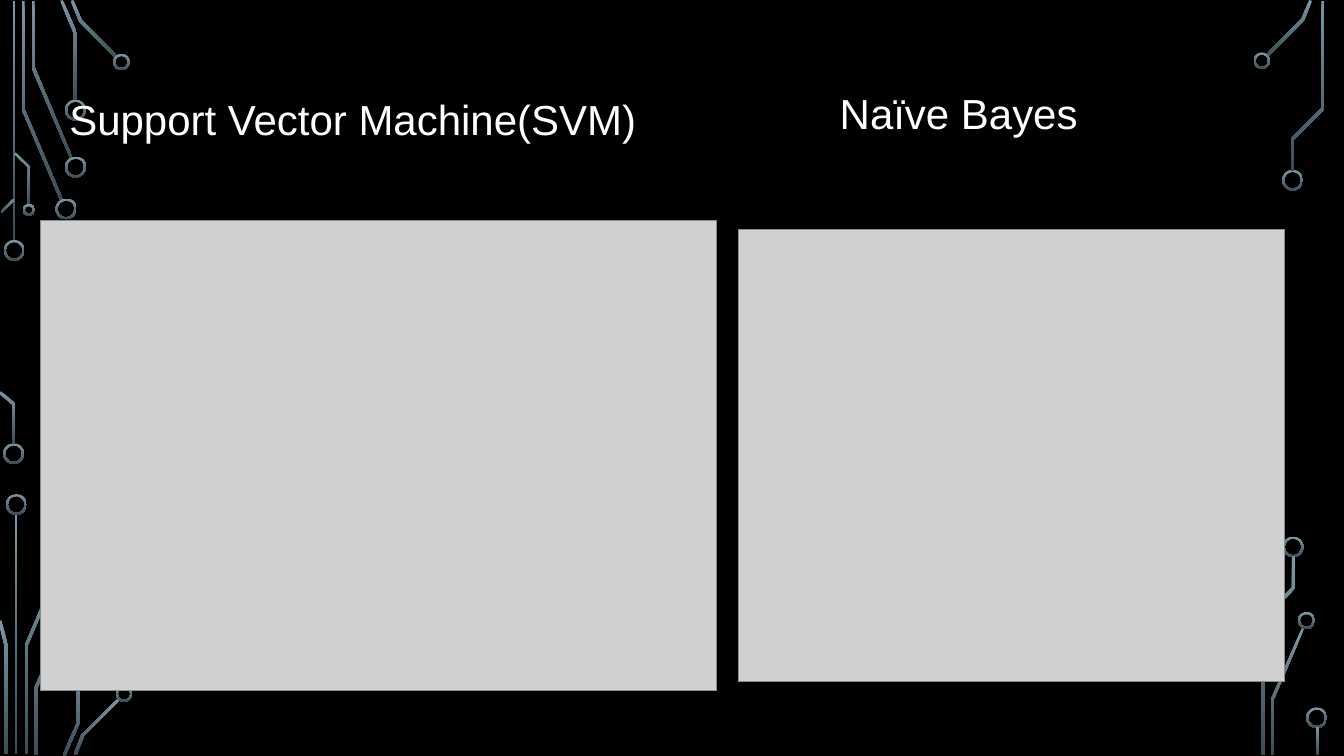
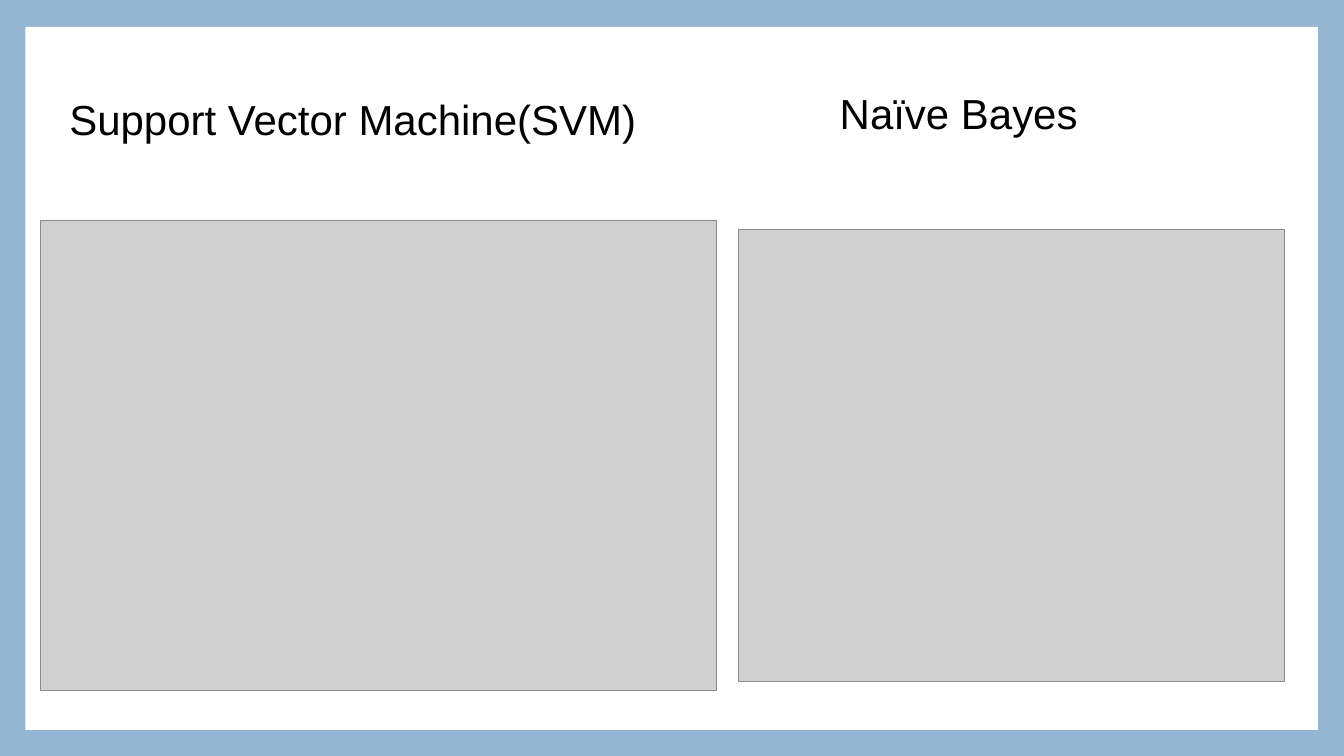
Before and after one commit to Akshaykumar2004/Aigle_Assignment6, a slide deck: slide 16 of AgileProject.pptx. Drawn at 1344x756 pixels with LibreOffice and Linux fonts; fonts in the diff are those of the drawing; grey boxes stand for pictures; background and template pictures are left out. Boxes give left, top, right and bottom in pixels: in the first picture for what was removed or moved away, otherwise in the second. Text is boxed around its words. In the diff, an @@ line names an element or a change of style, - is before the commit and + after.

```diff
--- a/AgileProject.pptx
+++ b/AgileProject.pptx
@@ background picture (left out) to #94B6D2 @@
@@ rectangle added at box(25, 27, 1318, 730), fill #FFFFFF @@
@@ text "Support Vector Machine(SVM)" at box(69, 104, 636, 143): text colour #FFFFFF to #000000 @@
@@ text "Naïve Bayes" at box(840, 100, 1078, 138): text colour #FFFFFF to #000000 @@
@@ group removed at box(0, 0, 1328, 756): 30 freeform shapes, 3 rectangles @@
```
Also in this commit, not shown: 16 other slides changed, 3 other files.
